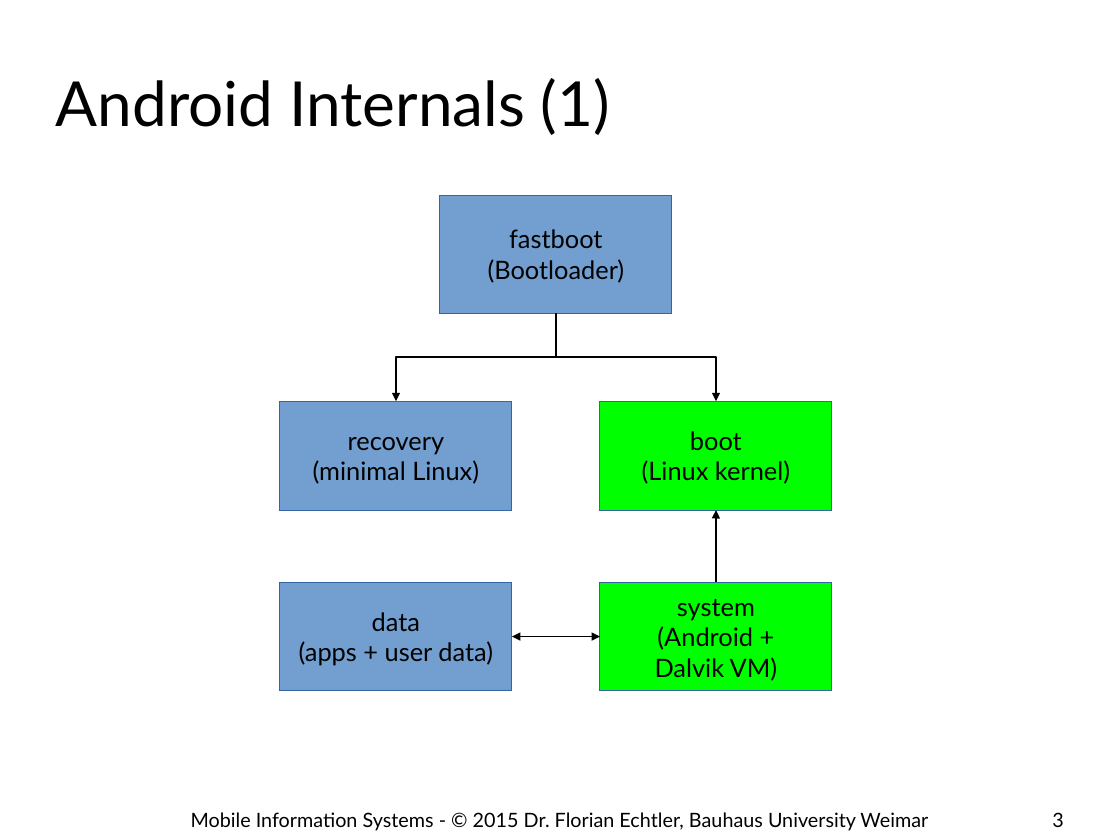
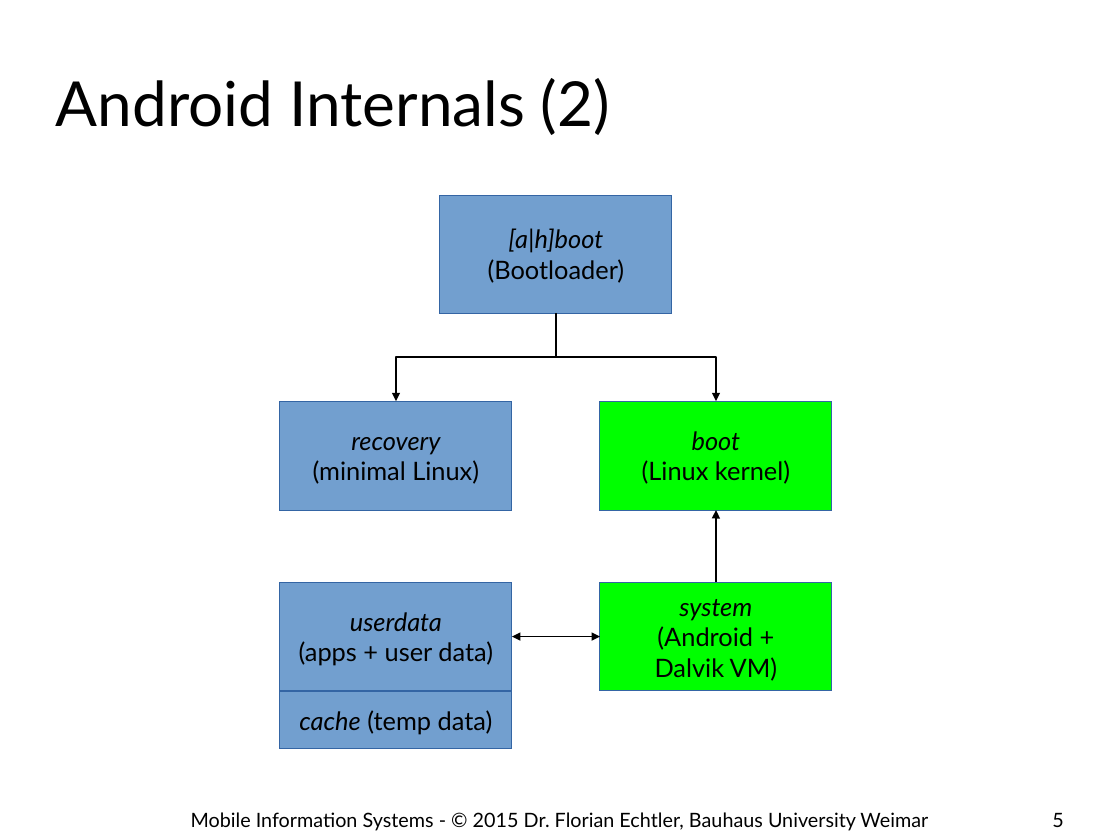
Before and after one commit to floe/mobile-information-systems, a slide deck: slide 5 of 10-android-internals.odp (slide 3 before the commit). Drawn at 1120x840 pixels with LibreOffice and Linux fonts; fonts in the diff are those of the drawing; background and template pictures are left out. Boxes give left, top, right and bottom in pixels: in the first picture for what was removed or moved away, otherwise in the second. Text is boxed around its words. In the diff, an @@ line names an element or a change of style, - is before the commit and + after.

Commit message:
major update to internals

```diff
--- a/10-android-internals.odp
+++ b/10-android-internals.odp
@@ title at [56, 78, 610, 135]: text changed @@
-Android Internals (1)
+Android Internals (2)
@@ text in rectangle at [508, 228, 603, 253]: text changed; italic on @@
-fastboot
+[a|h]boot
@@ text in rectangle at [351, 437, 440, 454]: italic on in "recovery" @@
@@ text in rectangle at [692, 431, 741, 451]: italic on in "boot" @@
@@ text in rectangle at [679, 599, 752, 620]: italic on in "system" @@
@@ text in rectangle at [350, 612, 442, 631]: text changed; italic on @@
-data
+userdata
@@ rectangle added at [281, 691, 512, 749], fill #729FCF, outline #3465A4 0 pt, 18 pt, text #000000 @@
+cache (temp data)
@@ page number at [1052, 813, 1063, 827]: text changed @@
-3
+5
```
Also in this commit, not shown: 4 other slides changed, 3 slides added.
